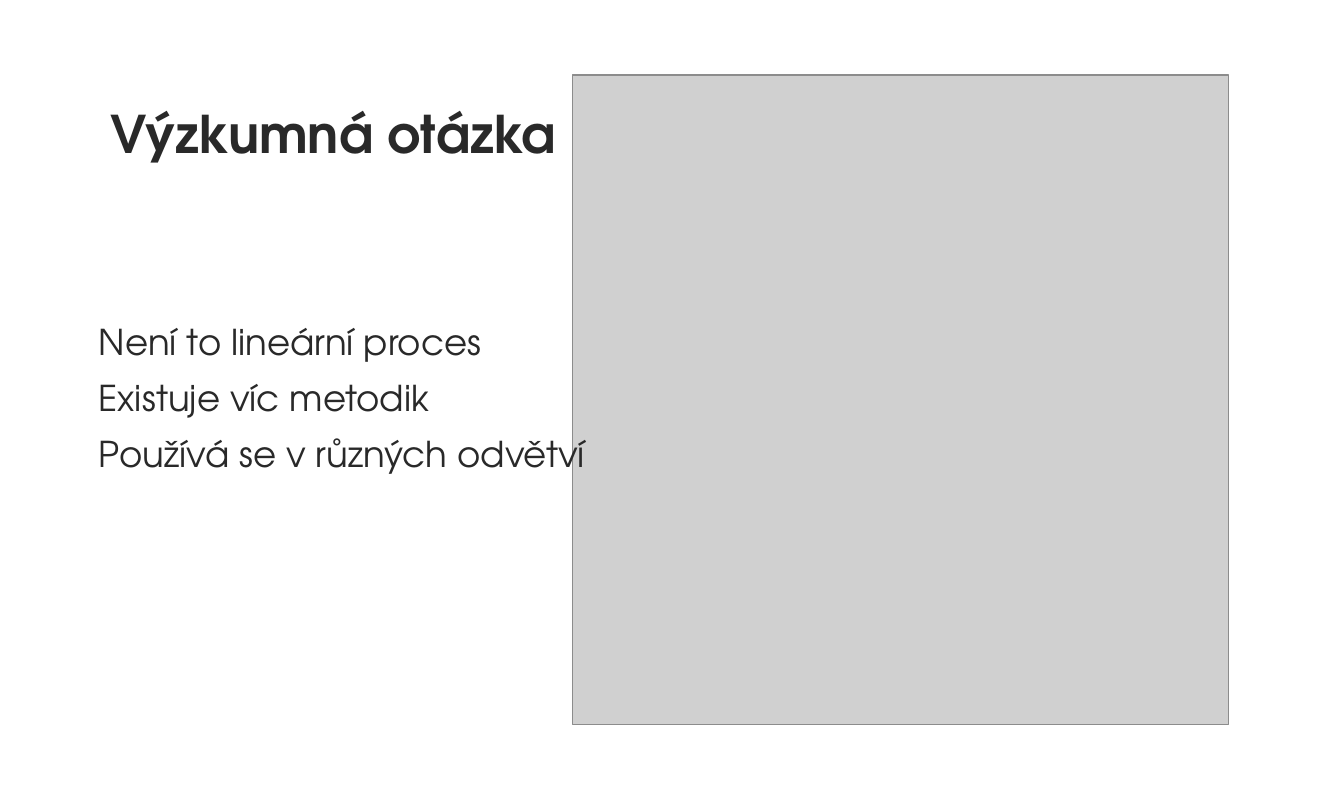
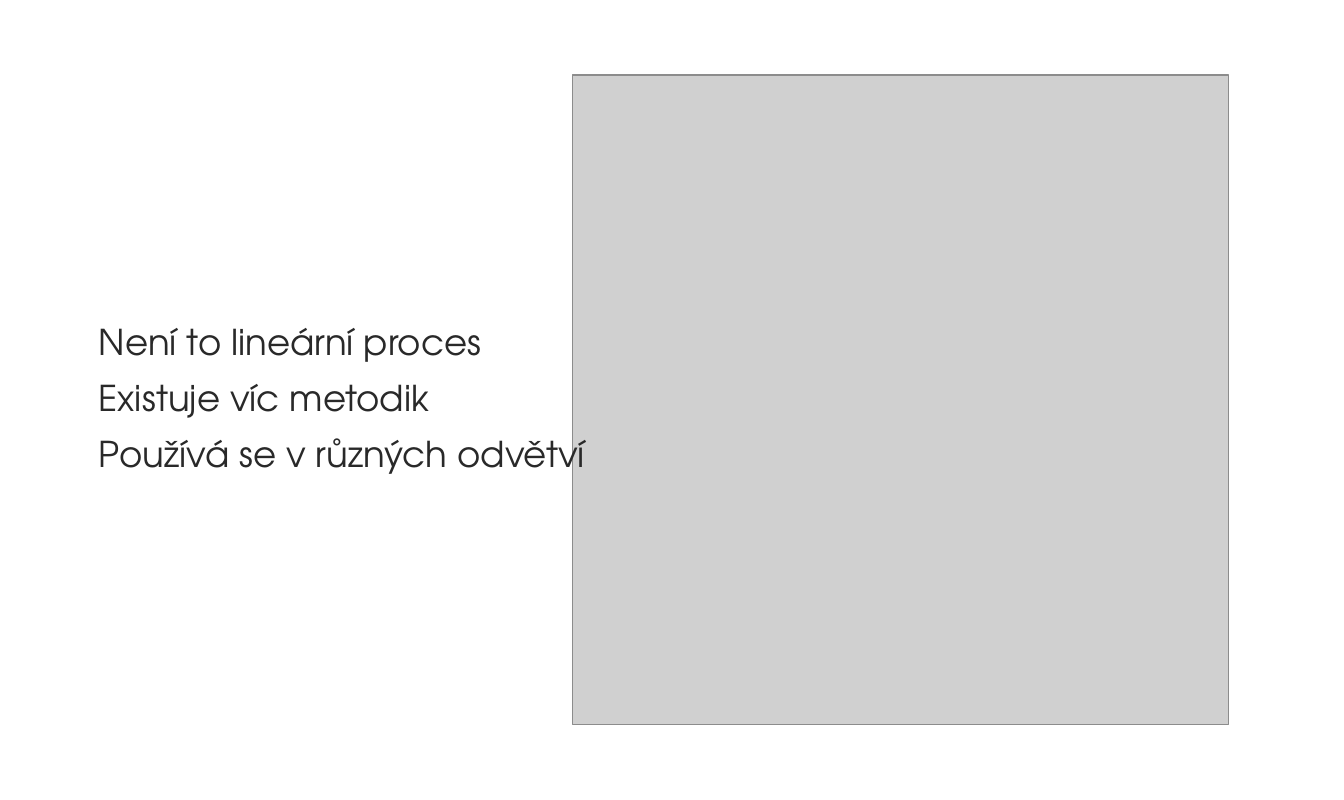
Before and after one commit to MichalLauer/datova-analyza-excel, a slide deck: slide 4 of Prezentace/1_uvod_do_analyzy_dat.pptx. Drawn at 1344x800 pixels with LibreOffice and Linux fonts; fonts in the diff are those of the drawing; grey boxes stand for pictures; background and template pictures are left out. Boxes give left, top, right and bottom in pixels: in the first picture for what was removed or moved away, otherwise in the second. Text is boxed around its words. In the diff, an @@ line names an element or a change of style, - is before the commit and + after.

```diff
--- a/Prezentace/1_uvod_do_analyzy_dat.pptx
+++ b/Prezentace/1_uvod_do_analyzy_dat.pptx
@@ text removed at (110, 111, 556, 163) @@
-Výzkumná otázka
```
Also in this commit, not shown: 1 slide added, 4 other files.
